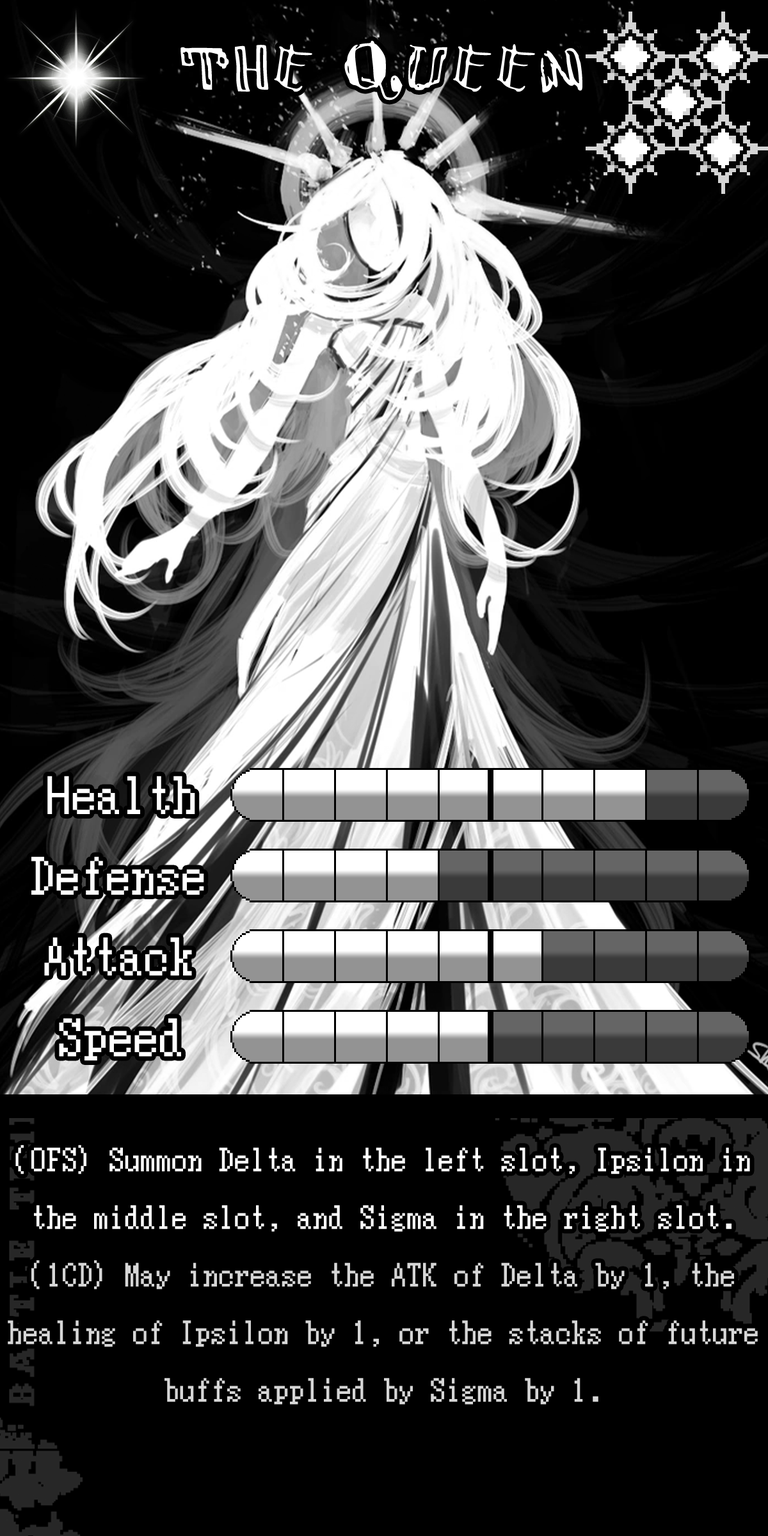
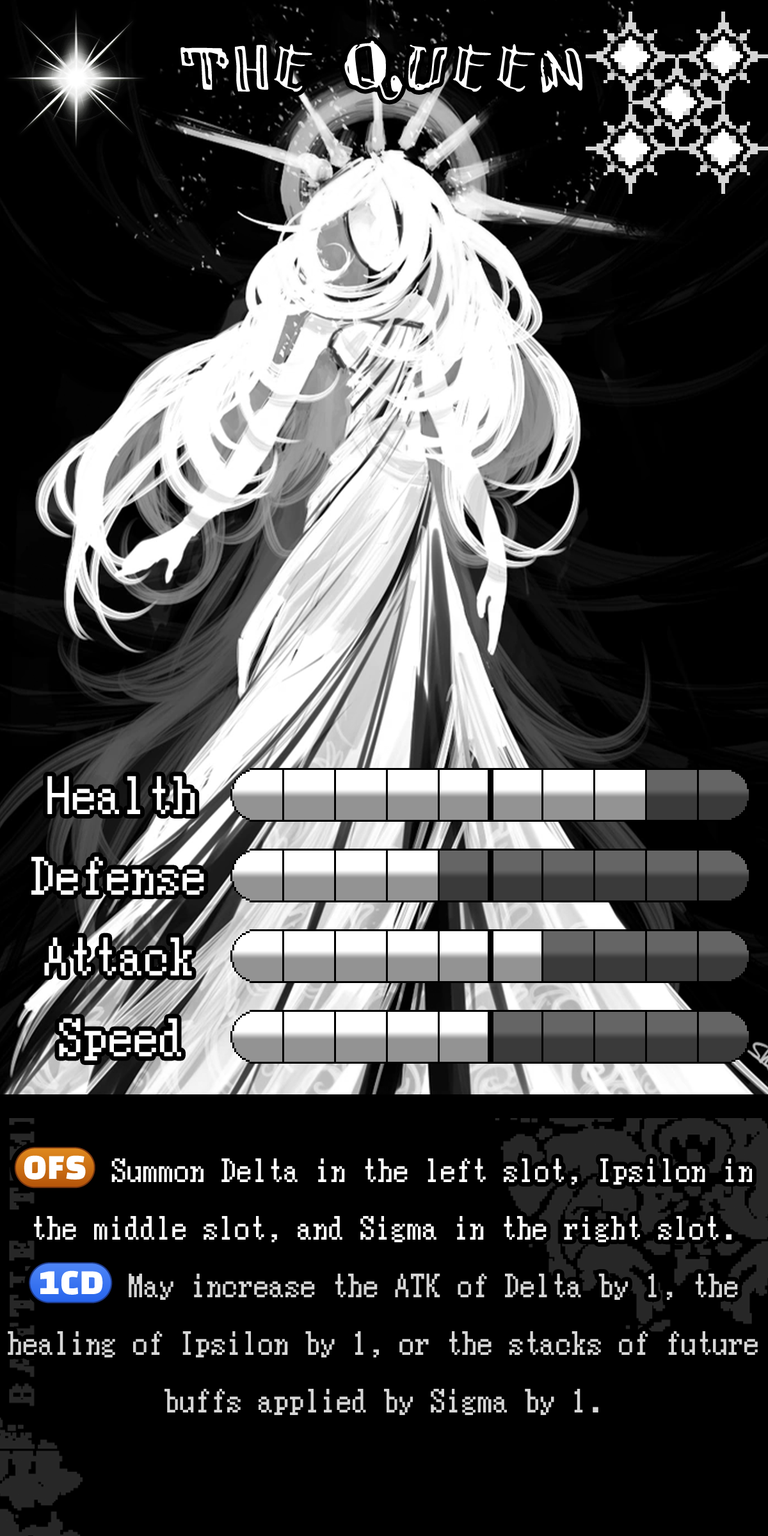
The second 768px x 1536px image is a revision of the first. Changes to its layers:
painted on "Ability" over [7, 1144, 758, 1415]
